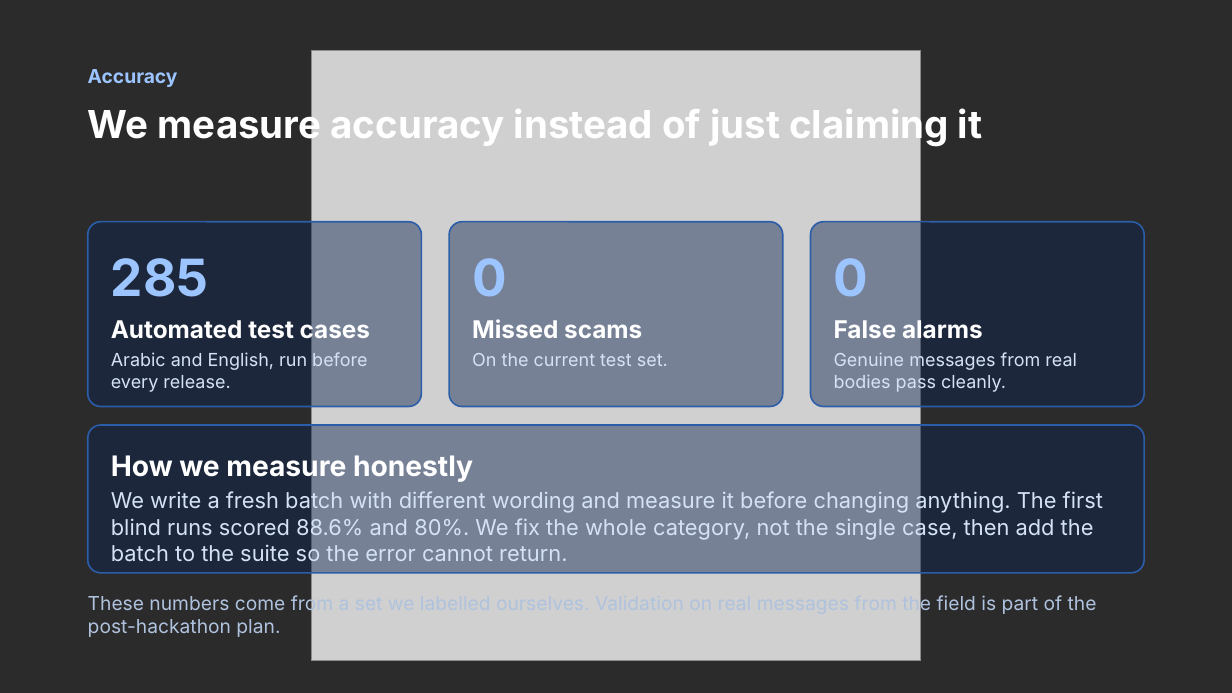
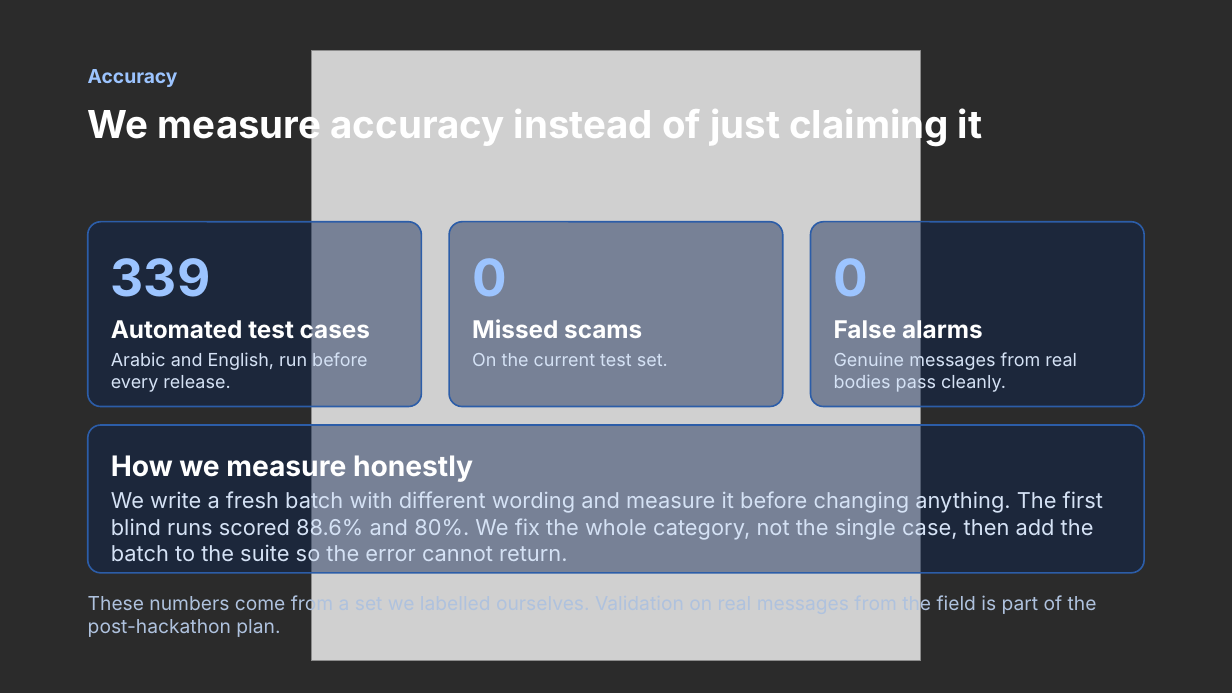
Before and after one commit to Heavy70/TheYaqiz, a slide deck: slide 8 of docs/TheYaqiz-Presentation-EN-AR.pptx. Drawn at 1232x693 pixels with LibreOffice and Linux fonts; fonts in the diff are those of the drawing; grey boxes stand for pictures; background and template pictures are left out; a plain dark background stands for a picture behind light text. Boxes give left, top, right and bottom in pixels: in the first picture for what was removed or moved away, otherwise in the second. Text is boxed around its words. In the diff, an @@ line names an element or a change of style, - is before the commit and + after.

```diff
--- a/docs/TheYaqiz-Presentation-EN-AR.pptx
+++ b/docs/TheYaqiz-Presentation-EN-AR.pptx
@@ text at (x1=111, y1=258, x2=210, y2=297): text changed @@
-285
+339
```
Also in this commit, not shown: 9 other slides changed, 2 other files.
